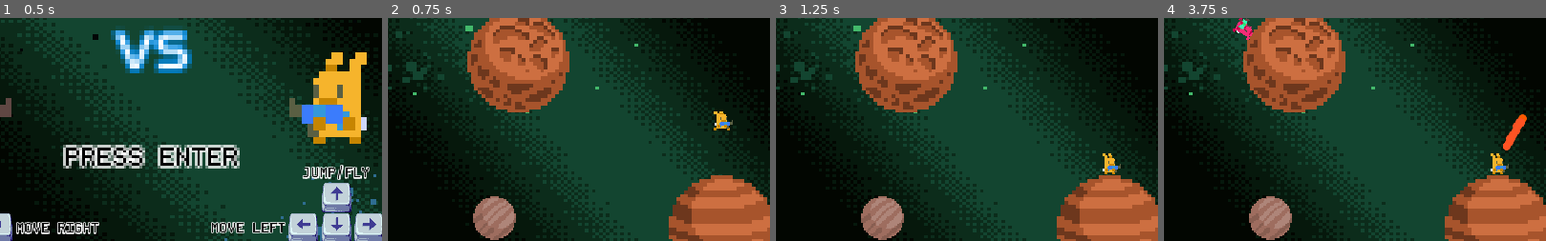
Above: before the commit, frames 1-4 (left to right).
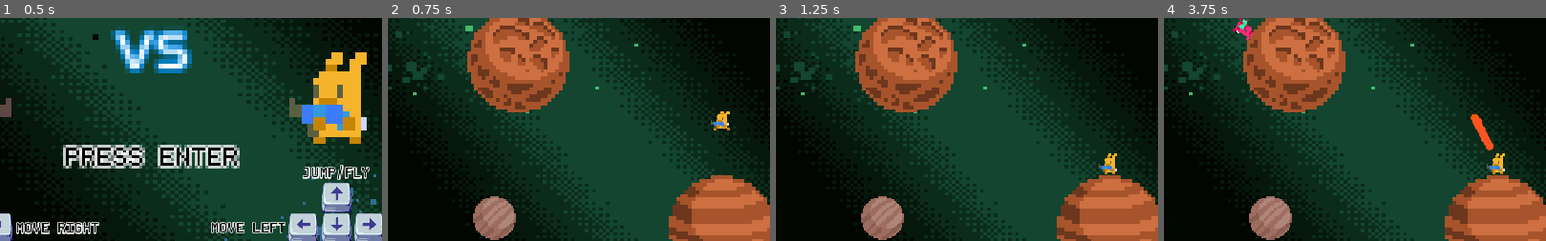
Above: after the commit, the same moments.

Repository: RichoM/Purple-vs-Yellow
Game: Godot game, scene res://menu.tscn
Same seed, same stepped clock (60 frames per second), same inputs: the game is played once before the commit and once after it.
Inputs (mouse positions are % of the whole screen's width and height, from its top left):
- Up to frame 1 (0.5 s): no input
- Up to frame 2 (0.75 s): click "PRESS ENTER" at 0.5 s
- Up to frame 3 (1.25 s): no input
- Up to frame 4 (3.75 s): tap Enter at 1.25 s; move the mouse to (72, 45) at 1.27 s; hold D (p0_right) 1.28-2.78 s; tap S (p0_action) at 1.35, 2.85 s; tap W (p0_up) at 1.52, 2.27 s; move the mouse to (30, 55) at 2.02 s; tap Down (p1_action) at 2.1, 3.6 s; move the mouse to (60, 28) at 2.77 s; hold A (p0_left) 2.78-3.53 s; move the mouse to (45, 70) at 3.52 s; hold D (p0_right) from 3.53 s (still down)
The pictures show only the part of the screen within x 30-80%, y 32-82%; the shares and areas given below are measured in that part.

Frame 1 is identical in both runs. In frame 2, 0.2% of the frame differs, in the area x 84-91%, y 41-50%; in frame 3, 0.2%; in frame 4, 1.0%, in the area x 80-95%, y 43-70%.

Commit message:
Made the players face each other

Diff:
--- a/Player.gd
+++ b/Player.gd
@@ -17,6 +17,12 @@
 var aiming = false
 var switching_planets = false
 var dead = false
+
+func _ready():
+	if position.x > 0:
+		face_left()
+	else:
+		face_right()
 
 func die():
 	dead = true
Not shown: 12 places in player_test.tscn that only renumber resources
